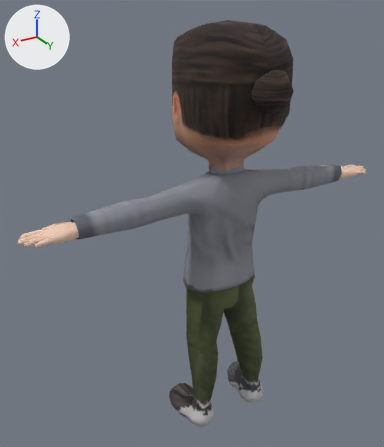
The glTF model assets/player/gubbe.glb, before and after one commit.
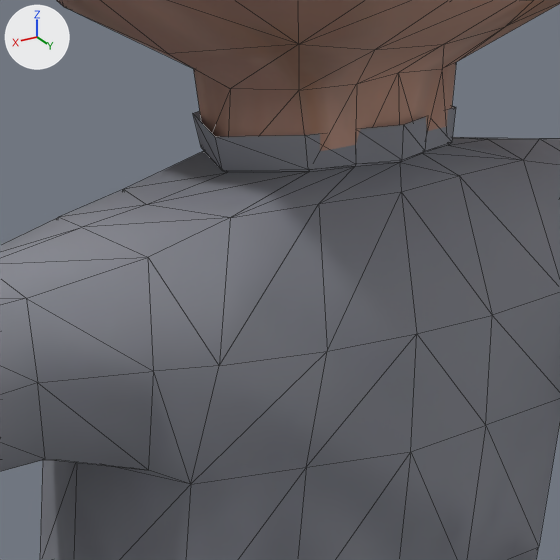
Each version appears first whole from a 50 mm lens placed at (2.558, 3.691, 3.949), pointed at (0.265, -0.131, 2.038), and next in a close-up on the part from 47% to 67% of the width and 34% to 51% of the height. Lighting does not change. The marker at upper left points along +X, +Y and +Z. The last two pictures show the newer version. The close-ups show mesh edges as thin lines. Vertices at exactly the same position are counted once.

In view in the first close-up: 'characterMedium'.
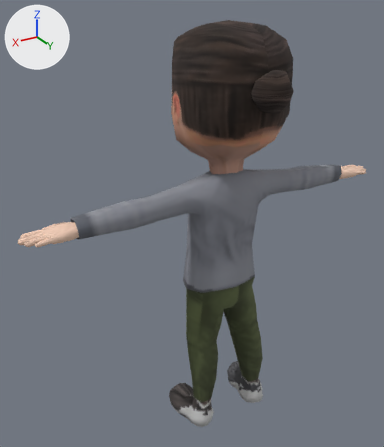
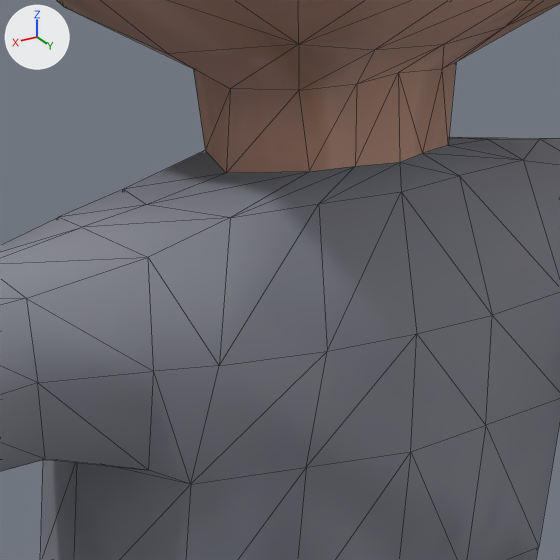
The change, as a list of edits to the scene's bpy script:
```text
Change me_charactermedium_001:
    used by ob_charactermedium; location = (0.0, 0.0, 0.0)
    remove me_charactermedium_001.from_pydata(...)  # 1232 vertices, 2428 faces; spans x -1.82..1.82, y -0.51..0.53, z 0.0..3.77
    add me_charactermedium_001.from_pydata(...)  # 1208 vertices, 2380 faces; spans x -1.82..1.82, y -0.51..0.53, z 0.0..3.77
    me_charactermedium_001 part 1
    24 vertices are removed from x -0.15..0.15, y -0.17..0.17, z 2.51..2.6
    48 faces are deleted
```

Pixel boxes (x1, y1, x2, y2) of what changed, in the close-ups (560 x 560 px):
part 1 of me_charactermedium_001, deleted
    before: (193, 106, 456, 173)
